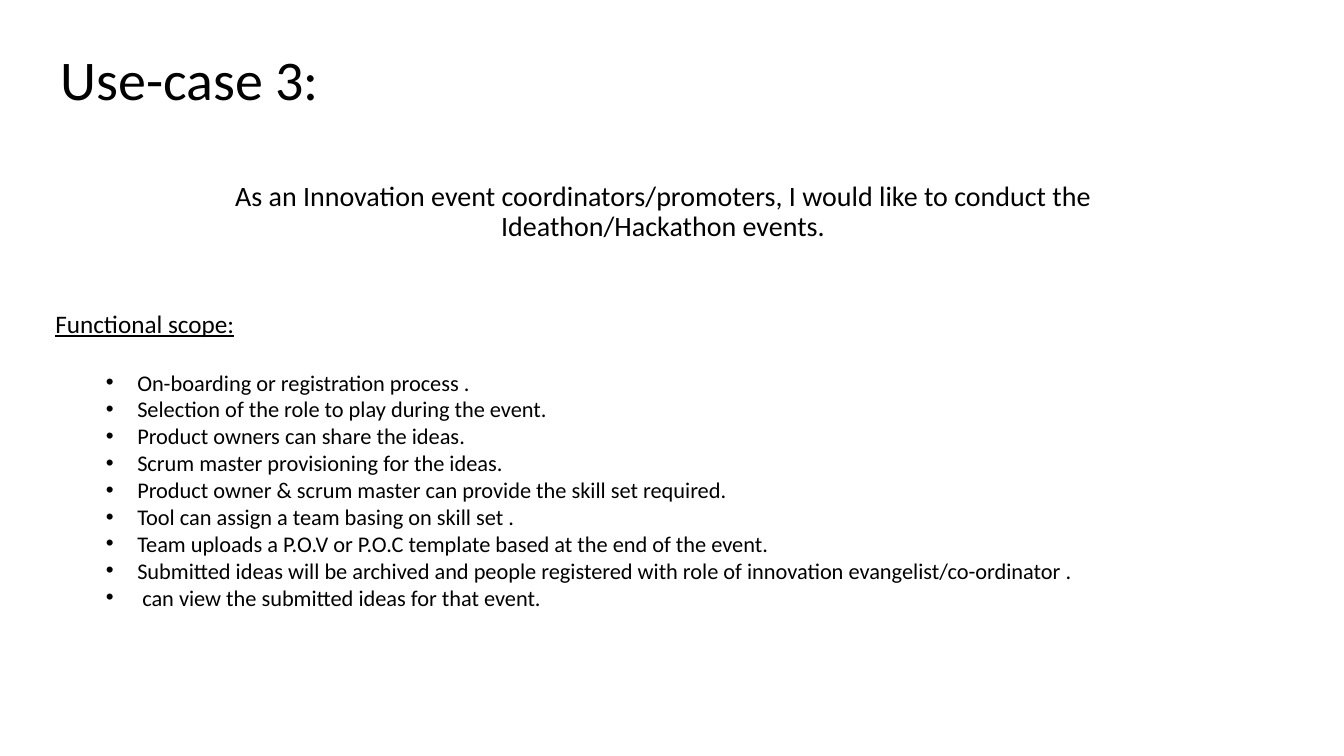
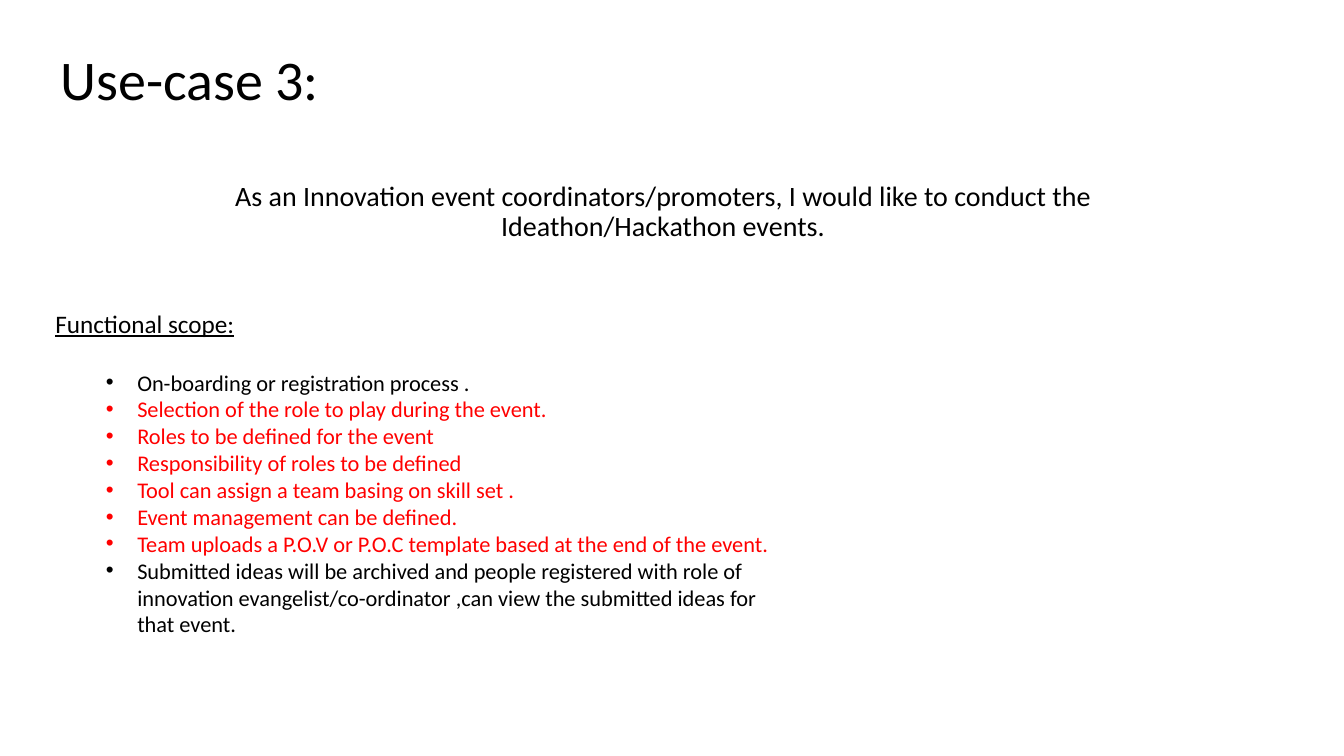
Before and after one commit to Sreenadh1543/ogo-data-holder, a slide deck: slide 4 of 2.use-cases/Use-cases.pptx. Drawn at 1344x756 pixels with LibreOffice and Linux fonts; fonts in the diff are those of the drawing. Boxes give left, top, right and bottom in pixels: in the first picture for what was removed or moved away, otherwise in the second. Text is boxed around its words. In the diff, an @@ line names an element or a change of style, - is before the commit and + after.

```diff
--- a/2.use-cases/Use-cases.pptx
+++ b/2.use-cases/Use-cases.pptx
@@ text at (137, 401, 768, 556): text colour #000000 to #FF0000 in "Selection of the role to play during ...", "Tool can assign a team basing on ...", "Team uploads a P.O.V or P.O.C template ..." @@
@@ text at (137, 428, 461, 475): text changed; text colour #000000 to #FF0000 @@
-  • Product owners can share the ideas.
-  • Scrum master provisioning for the ideas.
-  • Product owner & scrum master can provide the skill set required.
+  • Roles to be defined for the event
+  • Responsibility of roles to be defined
@@ text at (137, 509, 458, 529): paragraph added @@
+  • Event management can be defined.
@@ text at (137, 563, 756, 632): text changed @@
-  • Submitted ideas will be archived and people registered with role of innovation evangelist/co-ordinator .
-  • can view the submitted ideas for that event.
+  • Submitted ideas will be archived and people registered with role of innovation evangelist/co-ordinator ,can view the submitted ideas for that event.
```
Also in this commit, not shown: 3 other slides changed.
